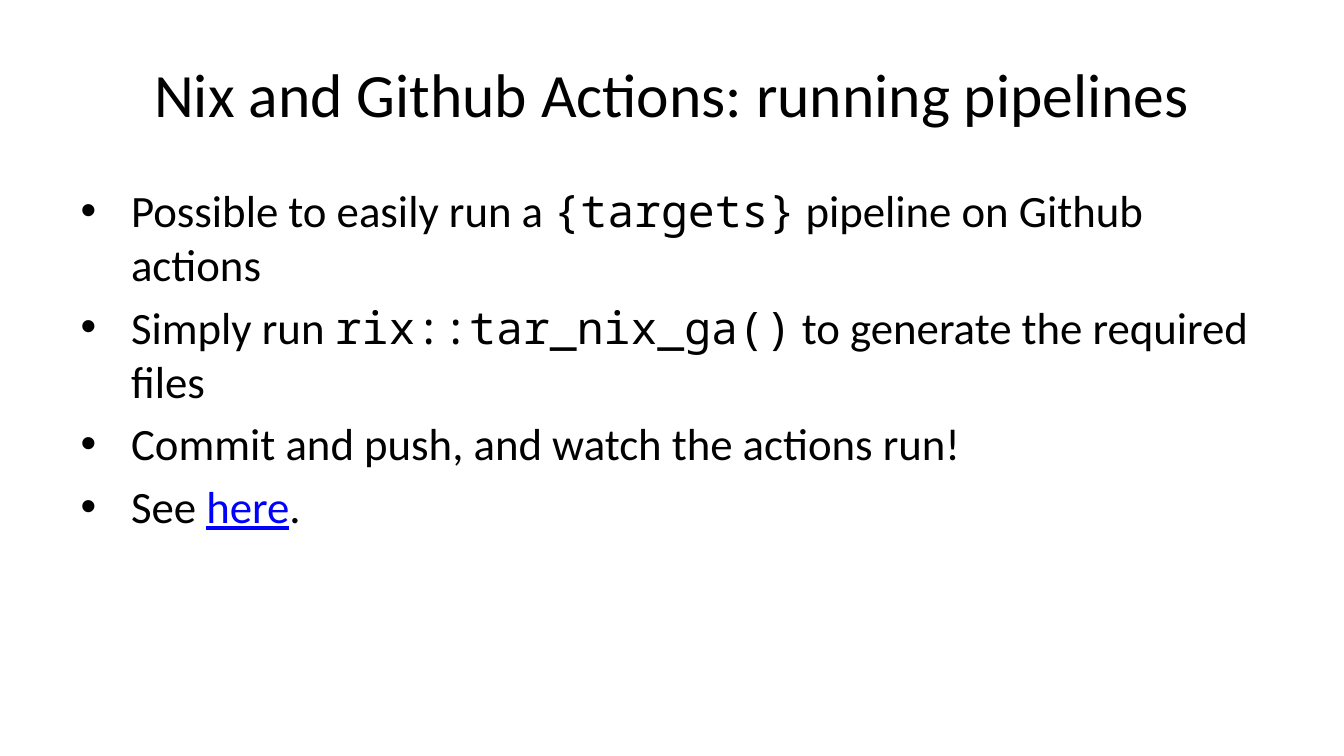
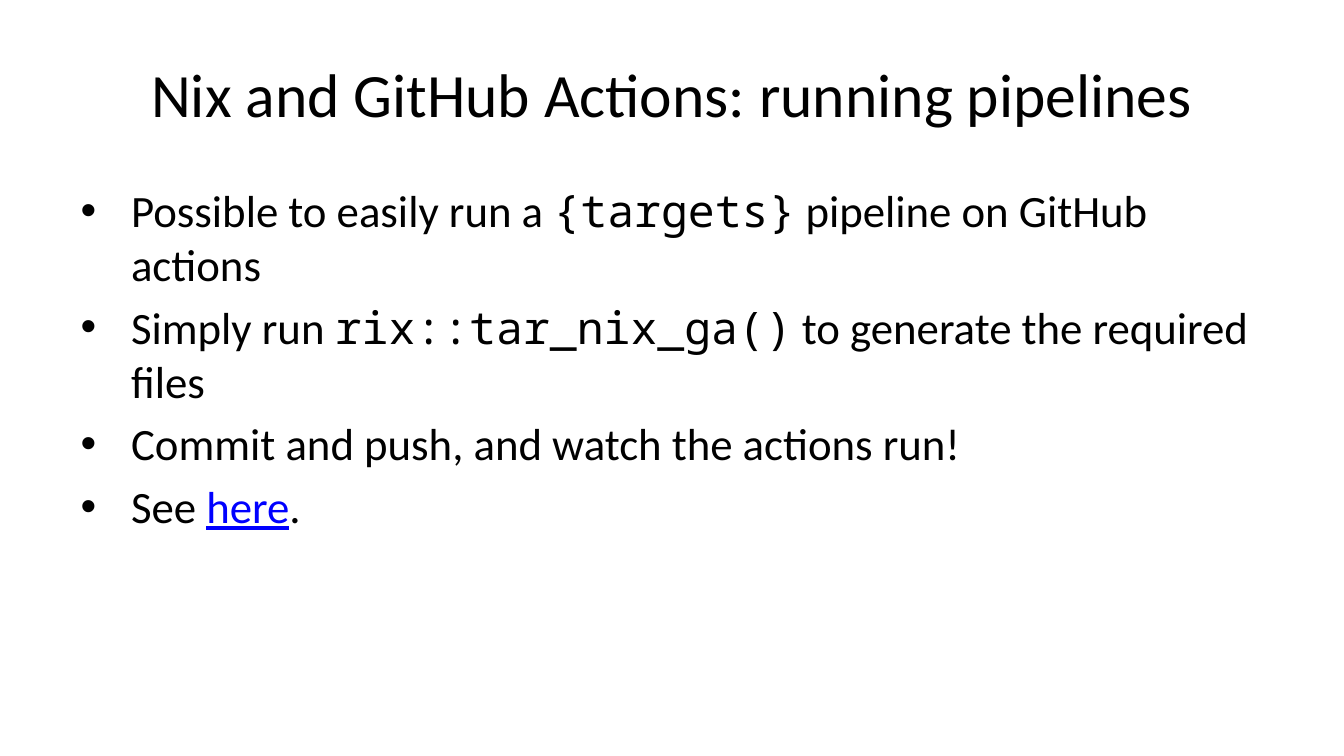
Before and after one commit to b-rodrigues/repro_basf, a slide deck: slide 36 of docs/index.pptx. Drawn at 1344x756 pixels with LibreOffice and Linux fonts; fonts in the diff are those of the drawing. Boxes give left, top, right and bottom in pixels: in the first picture for what was removed or moved away, otherwise in the second. Text is boxed around its words. In the diff, an @@ line names an element or a change of style, - is before the commit and + after.

```diff
--- a/docs/index.pptx
+++ b/docs/index.pptx
@@ title at (151, 74, 1192, 128): text changed @@
-Nix and Github Actions: running pipelines
+Nix and GitHub Actions: running pipelines
@@ text at (131, 195, 1147, 282): text changed @@
-• Possible to easily run a {targets} pipeline on Github actions
+• Possible to easily run a {targets} pipeline on GitHub actions
```
Also in this commit, not shown: 13 other slides changed, 12 other files.
